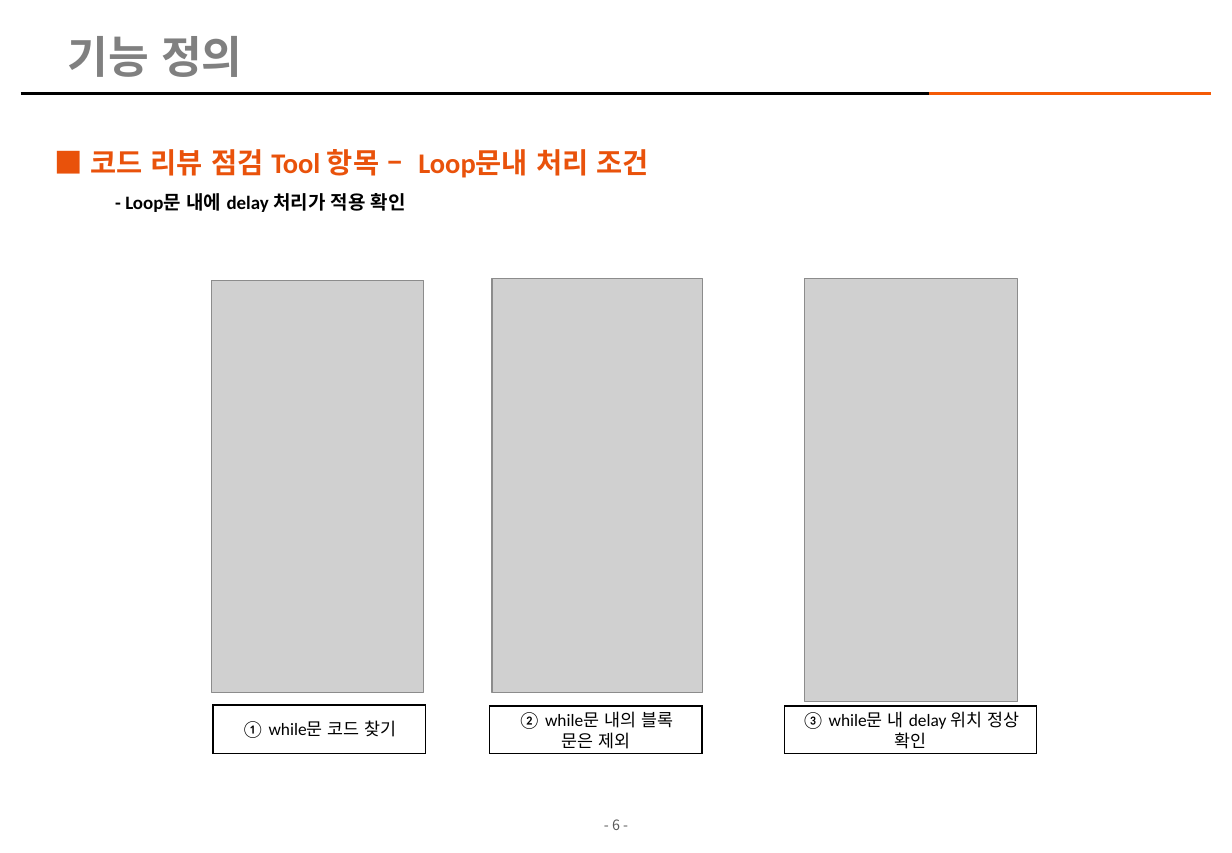
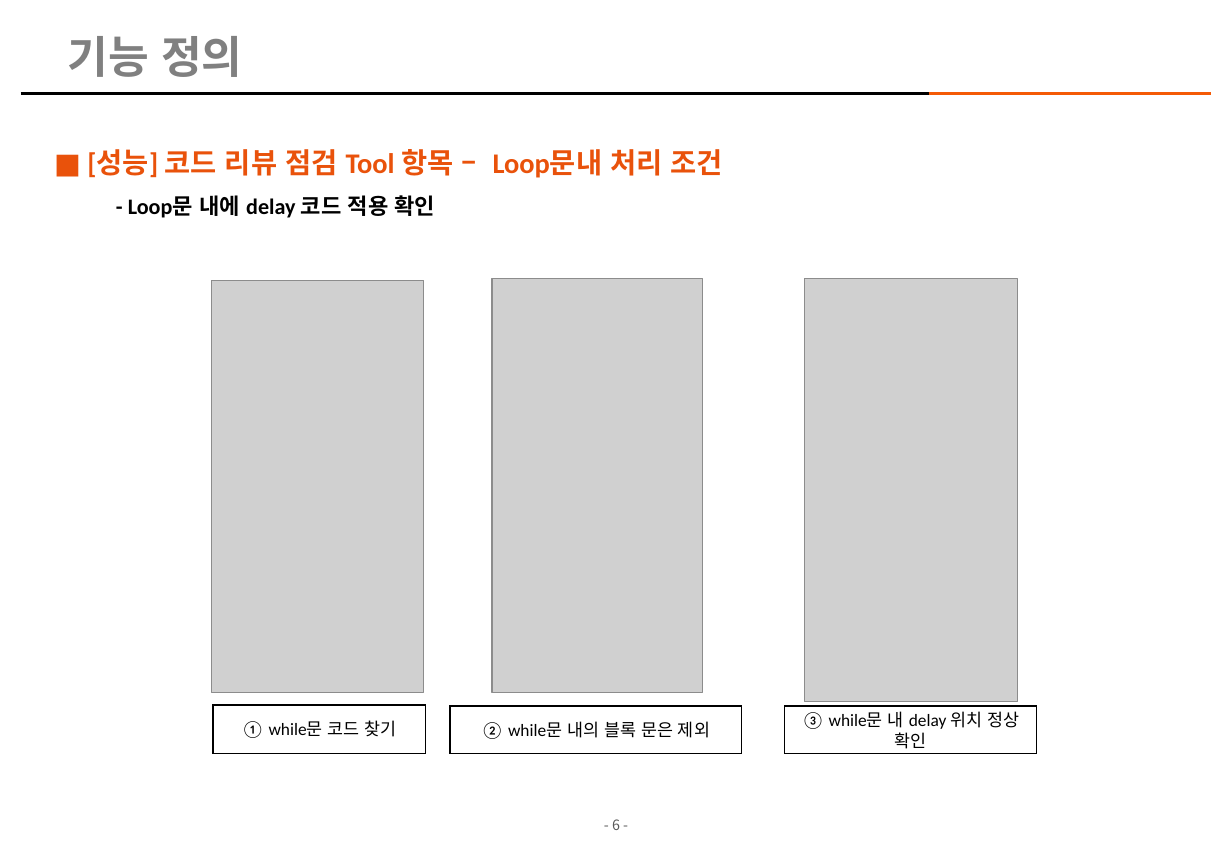
Before and after one commit to kimhopepa/PythonPjt, a slide deck: slide 6 of CodeReviewTool/doc/CodeReview_점검_Tool_개발계획서_rev06.pptx. Drawn at 1232x853 pixels with LibreOffice and Linux fonts; fonts in the diff are those of the drawing; grey boxes stand for pictures; background and template pictures are left out. Boxes give left, top, right and bottom in pixels: in the first picture for what was removed or moved away, otherwise in the second. Text is boxed around its words. In the diff, an @@ line names an element or a change of style, - is before the commit and + after.

```diff
--- a/CodeReviewTool/doc/CodeReview_점검_Tool_개발계획서_rev06.pptx
+++ b/CodeReviewTool/doc/CodeReview_점검_Tool_개발계획서_rev06.pptx
@@ text at box(87, 149, 723, 218): text changed @@
-■ 코드 리뷰 점검 Tool 항목 – Loop문내 처리 조건
-  - Loop문 내에 delay 처리가 적용 확인
+■ [성능] 코드 리뷰 점검 Tool 항목 – Loop문내 처리 조건
+  - Loop문 내에 delay 코드 적용 확인
@@ rectangle "② while문 내의 블록 문은 ...": place and size @@
-rectangle "② while문 내의 블록 문은 ..." at box(489, 706, 702, 754)
+rectangle "② while문 내의 블록 문은 ..." at box(450, 706, 742, 754)
```
Also in this commit, not shown: 5 other slides changed, 5 slides added, 10 slides removed, 7 other files.
